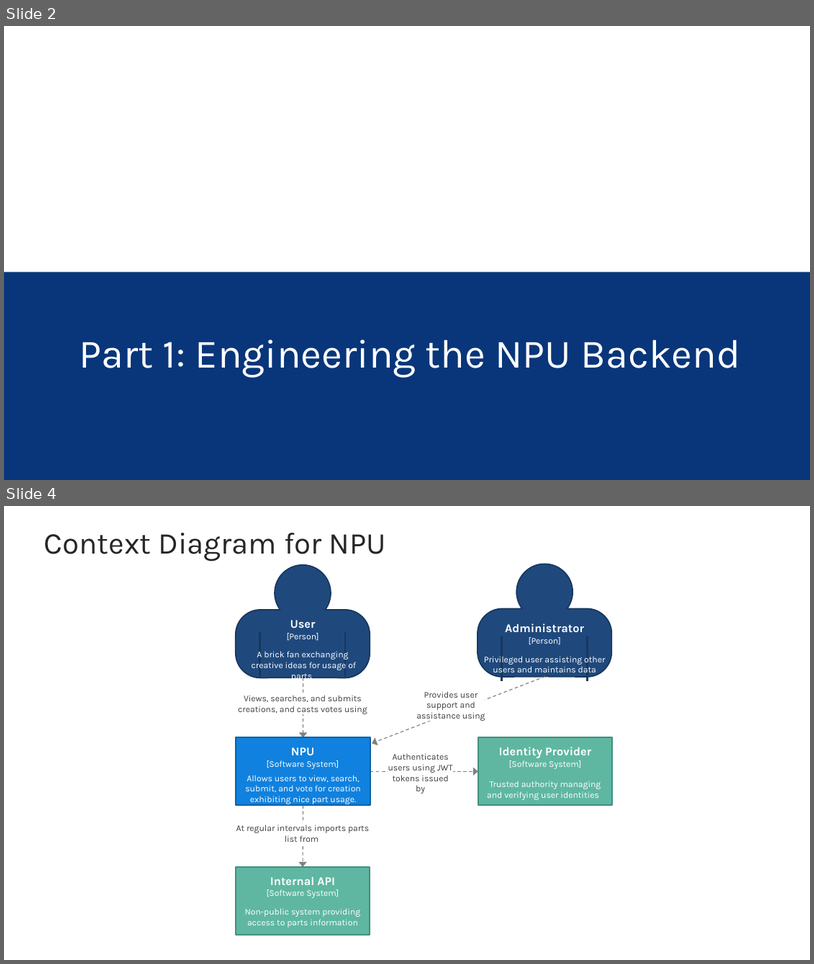
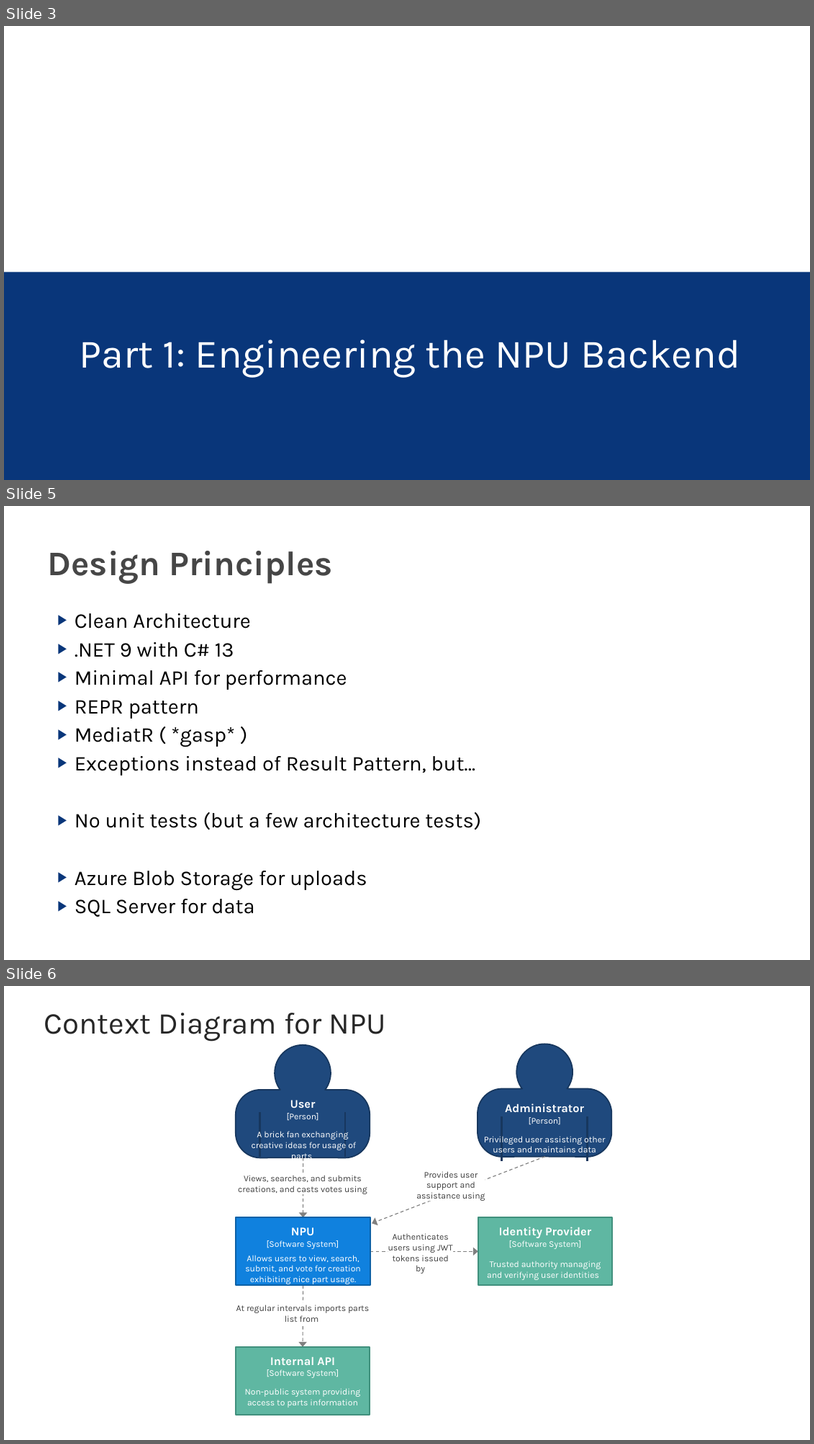
Before and after one commit to wincubate/npu, a slide deck: presentation/Presentation.pptx. Shown one above the other, each under a label of ours: slides 2 and 4 before the commit, slides 3, 5 and 6 after it; the slides between them are not shown. The pictures are 814x964 and 814x1444 pixels, drawn with LibreOffice and Linux fonts; fonts in the diff are those of the drawing; background and template pictures are left out. Boxes give left, top, right and bottom in pixels: in the first picture for what was removed or moved away, otherwise in the second. Text is boxed around its words. In the diff, an @@ line names an element or a change of style, - is before the commit and + after.

```diff
--- a/presentation/Presentation.pptx
+++ b/presentation/Presentation.pptx
@@ slide 5 added at <box>4,506,810,960</box>, background #FFFFFF @@
@@ title added at <box>48,551,333,584</box>, 41 pt, text #464646, bold @@
+Design Principles
@@ text added at <box>75,613,481,916</box>, 25 pt, text #000000 @@
+▶ Clean Architecture
+▶ .NET 9 with C# 13
+▶ Minimal API for performance
+▶ REPR pattern
+▶ MediatR ( *gasp* )
+▶ Exceptions instead of Result Pattern, but…
+▶ No unit tests (but a few architecture tests)
+▶ Azure Blob Storage for uploads
+▶ SQL Server for data
@@ what was slide 2 is now slide 3 @@
@@ what was slide 4 is now slide 6 @@
```
Also in this commit, not shown: 1 slide changed, 4 other slides added, 14 other files.
